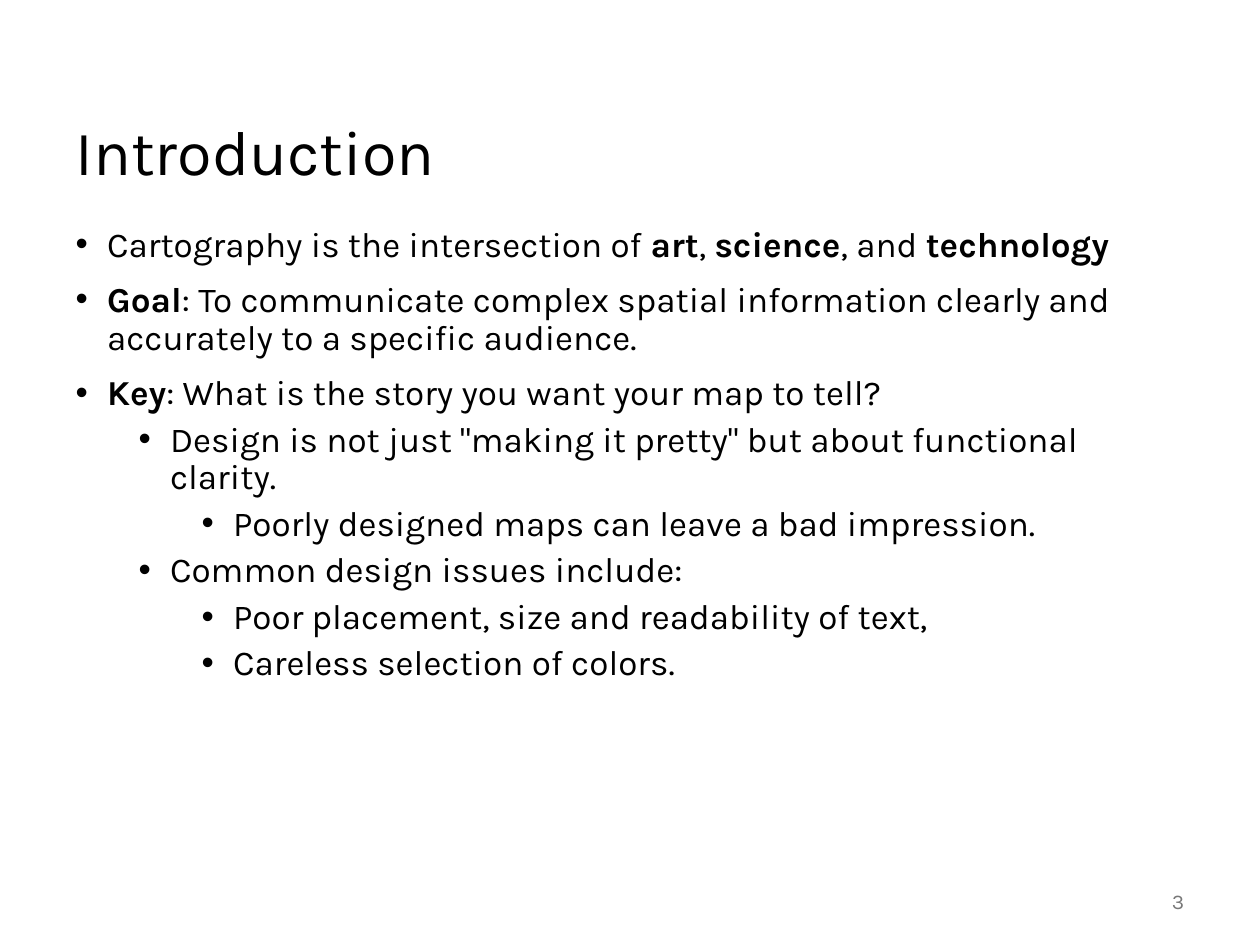
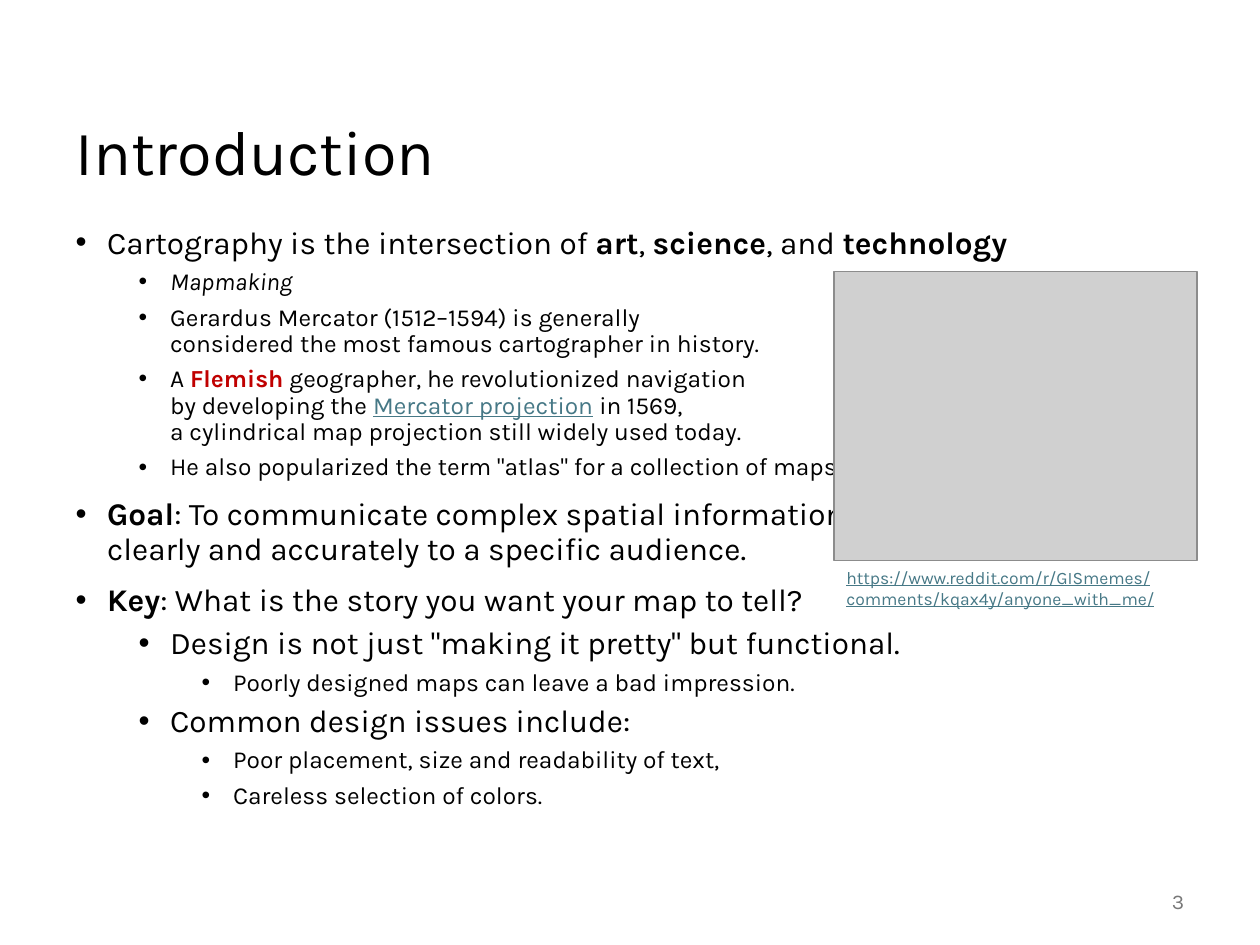
Before and after one commit to abuabara/abuabara.github.io, a slide deck: slide 3 of DAEN489S26/week11_slides.pptx. Drawn at 1260x945 pixels with LibreOffice and Linux fonts; fonts in the diff are those of the drawing; grey boxes stand for pictures. Boxes give left, top, right and bottom in pixels: in the first picture for what was removed or moved away, otherwise in the second. Text is boxed around its words. In the diff, an @@ line names an element or a change of style, - is before the commit and + after.

```diff
--- a/DAEN489S26/week11_slides.pptx
+++ b/DAEN489S26/week11_slides.pptx
@@ text at (107, 231, 1008, 805): size 20 to 18 pt in "Cartography is the intersection of art, science, ...", "Goal: To communicate complex spatial information clearly ...", "Key: What is the story you want ...", "Common design issues include:"; size 20 to 14 pt in "Poorly designed maps can leave a bad ...", "Poor placement, size and readability of text,", "Careless selection of colors." @@
@@ text at (170, 273, 841, 482): paragraphs added @@
+  • Mapmaking
+  • Gerardus Mercator (1512–1594) is generally
+    considered the most famous cartographer in history.
+  • A Flemish geographer, he revolutionized navigation
+    by developing the Mercator projection in 1569,
+    a cylindrical map projection still widely used today.
+  • He also popularized the term "atlas" for a collection of maps.
@@ picture added at (834, 271, 1197, 561) @@
@@ text added at (846, 571, 1154, 610), 10 pt, text #467886, underline @@
+https://www.reddit.com/r/GISmemes/comments/kqax4y/anyone_with_me/
@@ text at (170, 632, 900, 662): text changed; size 20 to 18 pt @@
-  • Design is not just "making it pretty" but about functional clarity.
+  • Design is not just "making it pretty" but functional.
```
Also in this commit, not shown: 1 slide added.
